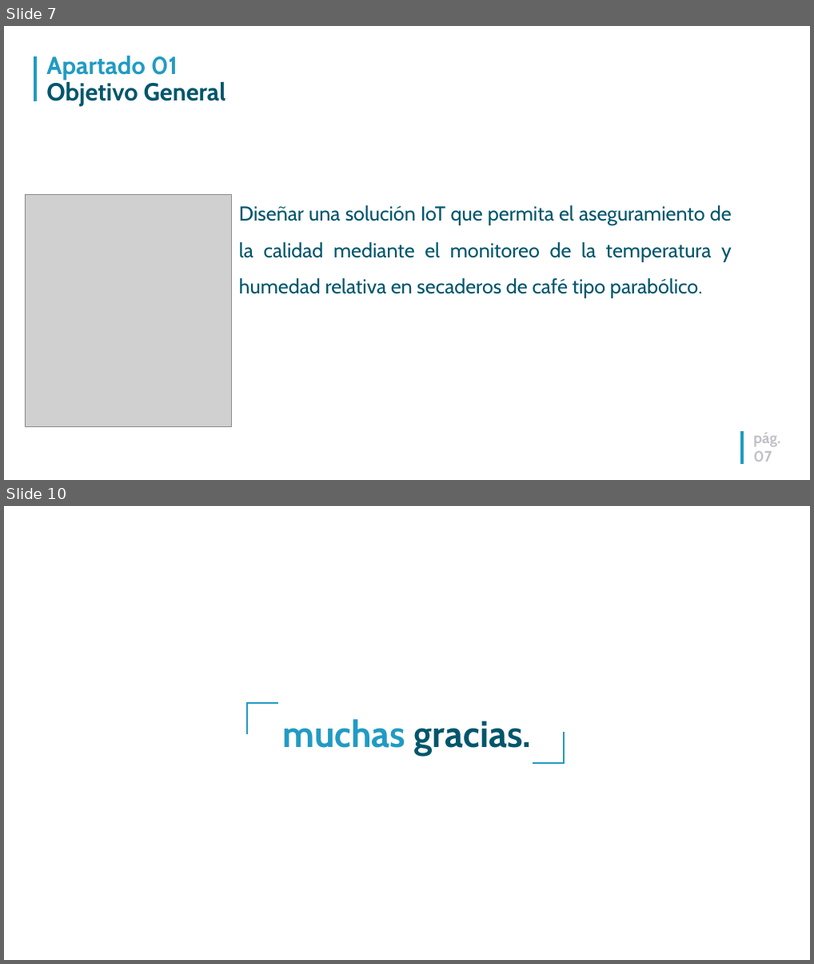
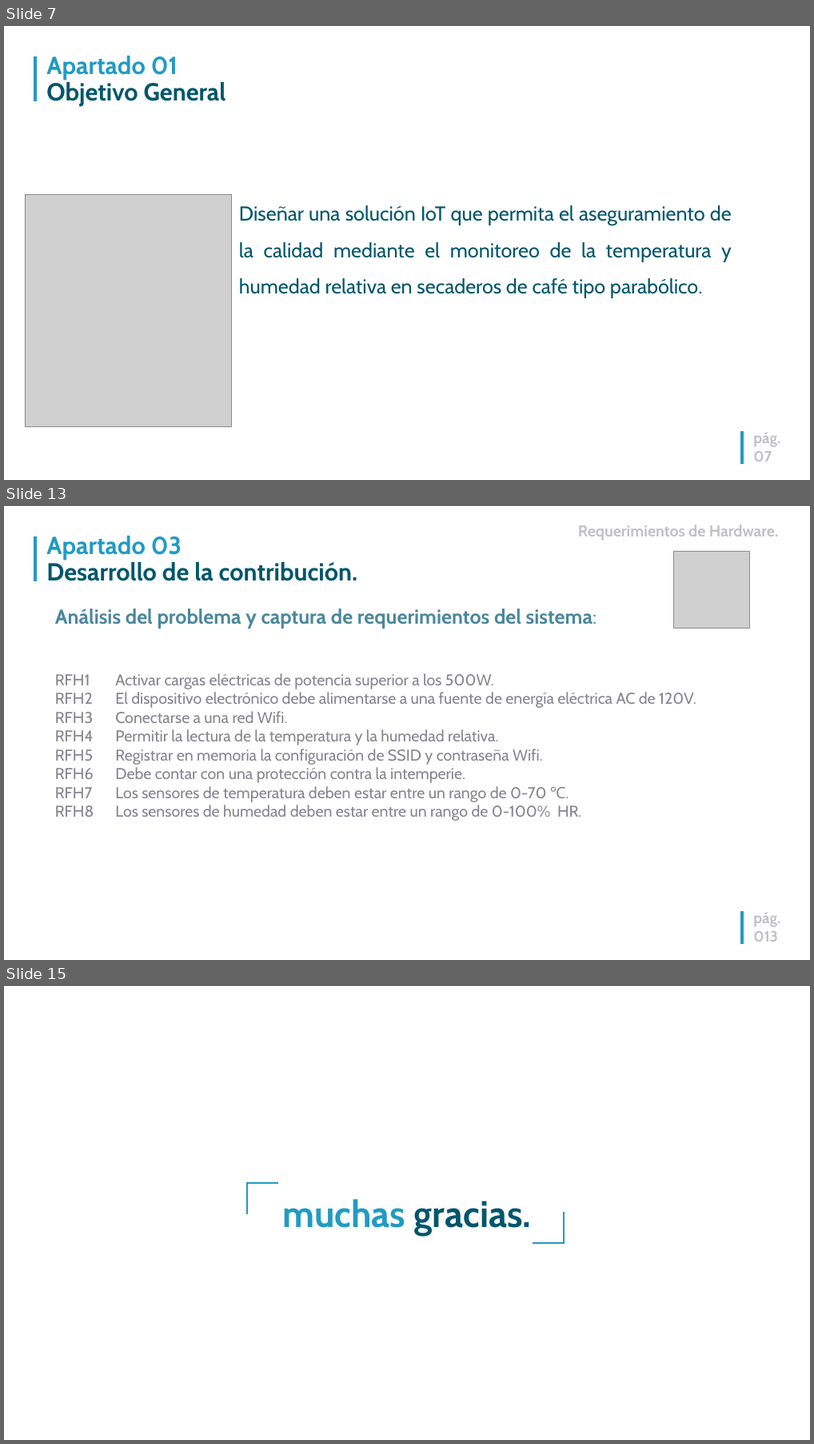
Before and after one commit to hjestrada/TFM_UNIR, a slide deck: DOCUMENTACION/DefensaTFM_Registro remoto de variables asociadas al proceso de secado de café basado en IoT.ppt. Shown one above the other, each under a label of ours: slides 7 and 10 before the commit, slides 7, 13 and 15 after it; the slides between them are not shown. The pictures are 814x964 and 814x1444 pixels, drawn with LibreOffice and Linux fonts; fonts in the diff are those of the drawing; grey boxes stand for pictures; background and template pictures are left out. Boxes give left, top, right and bottom in pixels: in the first picture for what was removed or moved away, otherwise in the second. Text is boxed around its words. In the diff, an @@ line names an element or a change of style, - is before the commit and + after.

```diff
--- a/DOCUMENTACION/DefensaTFM_Registro remoto de variables asociadas al proceso de secado de café basado en IoT.ppt
+++ b/DOCUMENTACION/DefensaTFM_Registro remoto de variables asociadas al proceso de secado de café basado en IoT.ppt
@@ slide 13 added at <box>4,506,810,960</box>, background #FFFFFF; not listed: 2 template elements that a slide beside it also shows @@
@@ text added at <box>578,524,779,540</box>, 28 pt, text #C0C0C8, bold @@
+Requerimientos de Hardware.
@@ title added at <box>46,536,358,581</box>, 44 pt, text #00566C, bold @@
+Apartado 03
+Desarrollo de la contribución.
@@ picture added at <box>674,551,750,628</box> @@
@@ text added at <box>55,608,598,628</box>, 36 pt, text #4A879B, bold @@
+Análisis del problema y captura de requerimientos del sistema:
@@ text added at <box>55,673,697,820</box>, 28 pt, text #858591 @@
+RFH1 Activar cargas eléctricas de potencia superior a los 500W.
+RFH2 El dispositivo electrónico debe alimentarse a una fuente de energía eléctrica AC de 120V.
+RFH3 Conectarse a una red Wifi.
+RFH4 Permitir la lectura de la temperatura y la humedad relativa.
+RFH5 Registrar en memoria la configuración de SSID y contraseña Wifi.
+RFH6 Debe contar con una protección contra la intemperie.
+RFH7 Los sensores de temperatura deben estar entre un rango de 0-70 ℃.
+RFH8 Los sensores de humedad deben estar entre un rango de 0-100% HR.
@@ page number added at <box>754,912,781,941</box>, 27 pt, text #C0C0C8, bold @@
+pág.
+013
@@ what was slide 10 is now slide 15 @@
```
Also in this commit, not shown: 2 slides changed, 4 other slides added.
